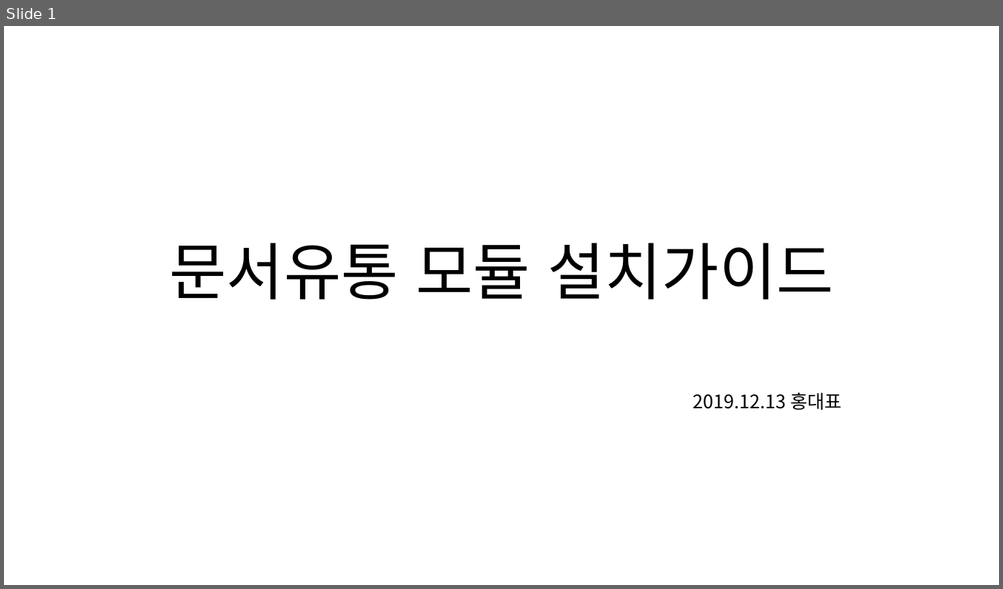
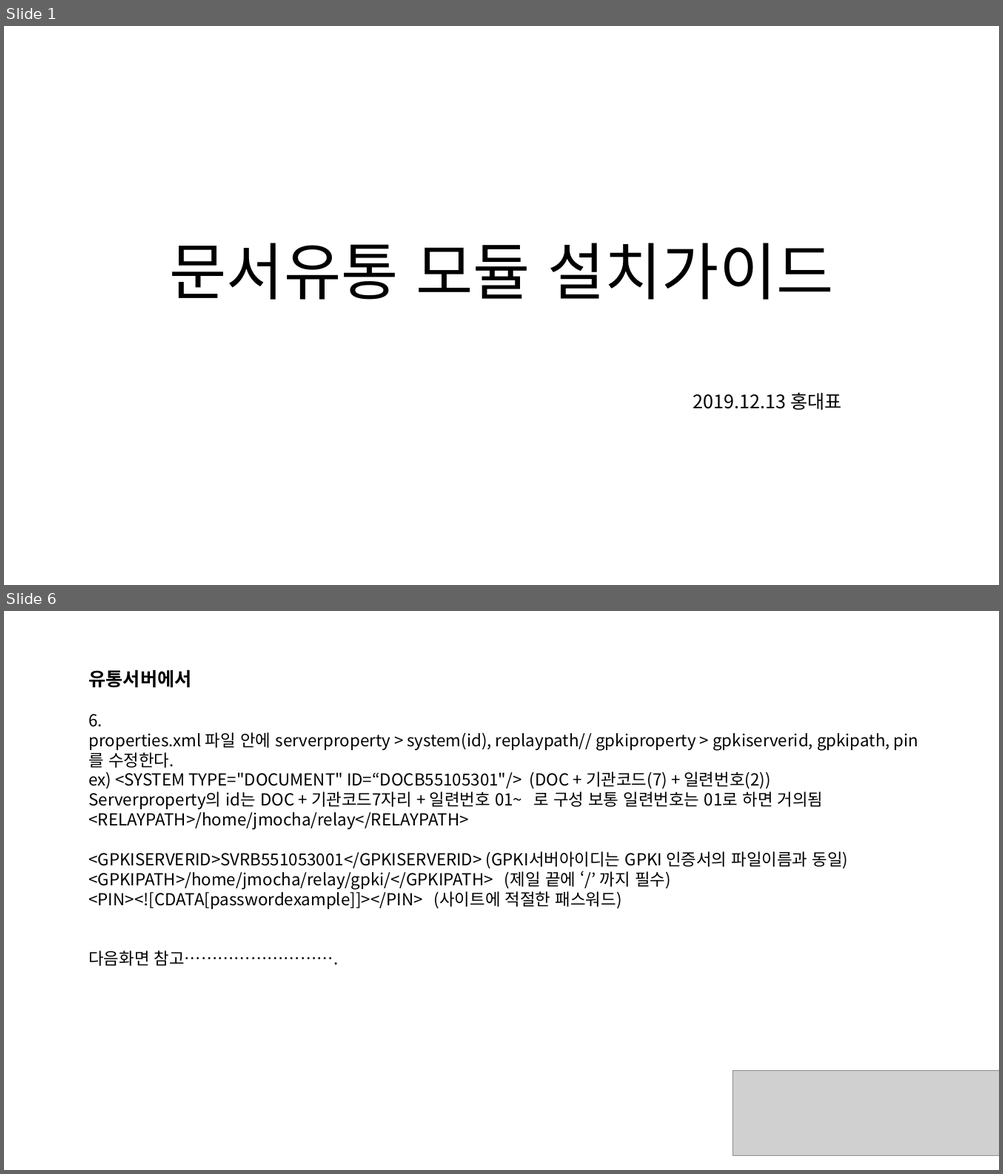
Before and after one commit to Shim8934/refactor_ezFlow4Java, a slide deck: docs/tech/ezApprovalG/문서유통 설치/문서유통 모듈 설치가이드.pptx. Shown one above the other, each under a label of ours: slide 1 before the commit, slides 1 and 6 after it; the slides between them are not shown. The pictures are 1003x589 and 1003x1174 pixels, drawn with LibreOffice and Linux fonts; fonts in the diff are those of the drawing; grey boxes stand for pictures. Boxes give left, top, right and bottom in pixels: in the first picture for what was removed or moved away, otherwise in the second. Text is boxed around its words. In the diff, an @@ line names an element or a change of style, - is before the commit and + after.

Commit message:
문서유통 설치가이드 수정.

```diff
--- a/docs/tech/ezApprovalG/문서유통 설치/문서유통 모듈 설치가이드.pptx
+++ b/docs/tech/ezApprovalG/문서유통 설치/문서유통 모듈 설치가이드.pptx
@@ slide 6 added at (4, 611, 999, 1170), background #FFFFFF @@
@@ text added at (88, 670, 890, 966), 16 pt, text #000000 @@
+유통서버에서
+6.
+properties.xml 파일 안에 serverproperty > system(id), replaypath// gpkiproperty > gpkiserverid, gpkipath, pin를 수정한다.
+ex) <SYSTEM TYPE="DOCUMENT" ID=“DOCB55105301"/> (DOC + 기관코드(7) + 일련번호(2))
+Serverproperty의 id는 DOC + 기관코드7자리 + 일련번호 01~ 로 구성 보통 일련번호는 01로 하면 거의됨
+<RELAYPATH>/home/jmocha/relay</RELAYPATH>
+<GPKISERVERID>SVRB551053001</GPKISERVERID> (GPKI서버아이디는 GPKI 인증서의 파일이름과 동일)
+<GPKIPATH>/home/jmocha/relay/gpki/</GPKIPATH> (제일 끝에 ‘/’ 까지 필수)
+<PIN><![CDATA[passwordexample]]></PIN> (사이트에 적절한 패스워드)
+다음화면 참고……………………….
@@ picture added at (733, 1071, 999, 1156) @@
```
Also in this commit, not shown: 5 slides changed, 6 other slides added.
